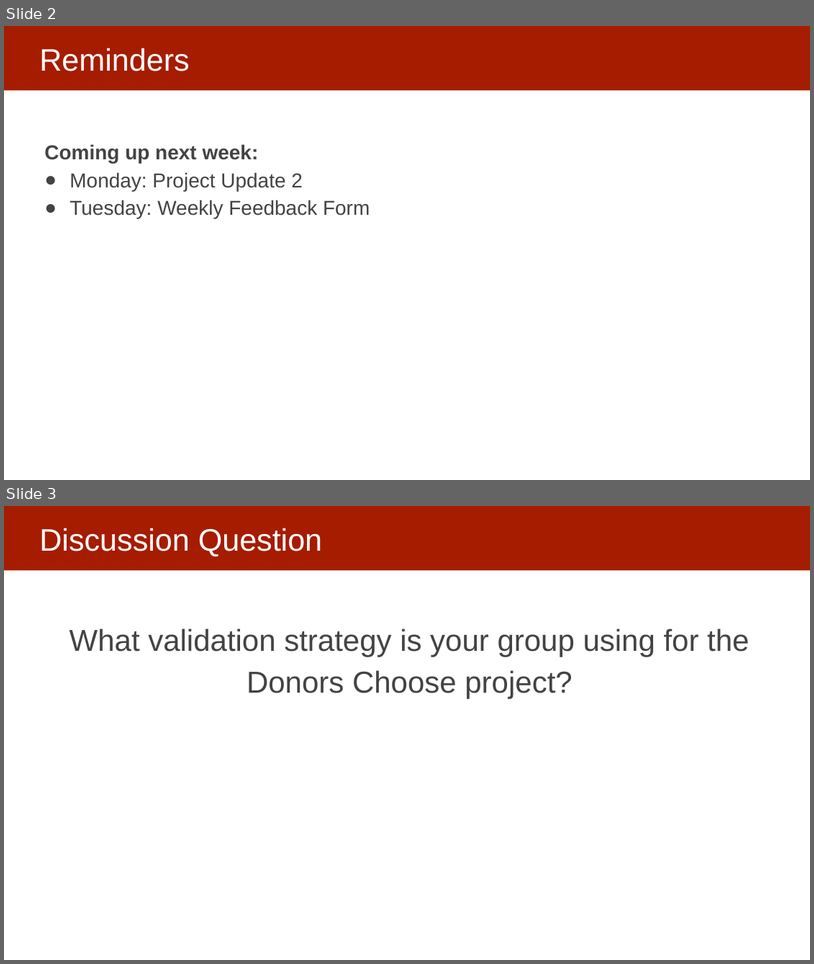
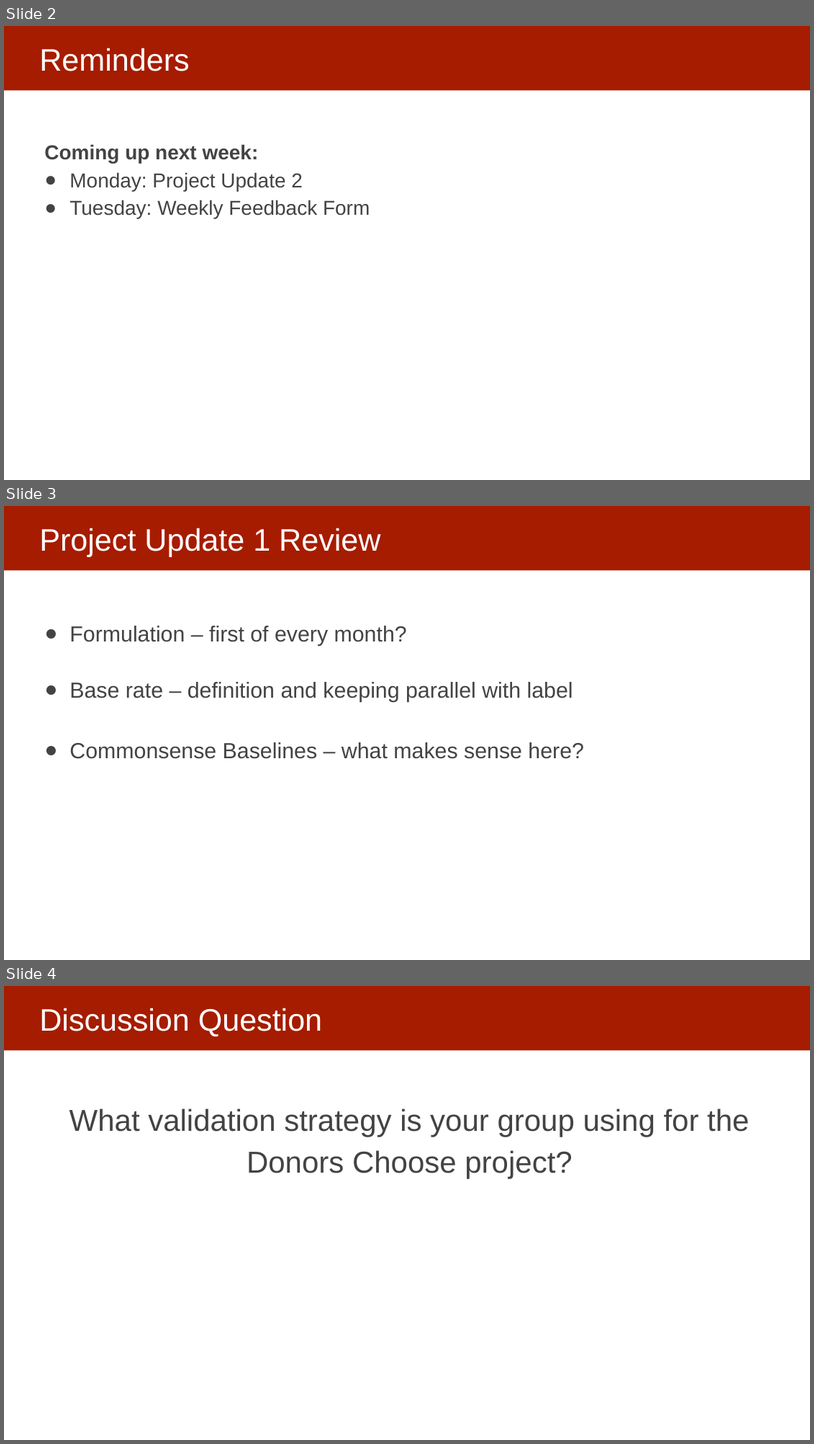
Before and after one commit to dssg/MLinPractice, a slide deck: Lectures/Lecture6-EvaluationMetrics.pptx. Shown one above the other, each under a label of ours: slides 2 and 3 before the commit, slides 2, 3 and 4 after it. The pictures are 814x964 and 814x1444 pixels, drawn with LibreOffice and Linux fonts; fonts in the diff are those of the drawing. Boxes give left, top, right and bottom in pixels: in the first picture for what was removed or moved away, otherwise in the second. Text is boxed around its words. In the diff, an @@ line names an element or a change of style, - is before the commit and + after.

Commit message:
update 1 review

```diff
--- a/Lectures/Lecture6-EvaluationMetrics.pptx
+++ b/Lectures/Lecture6-EvaluationMetrics.pptx
@@ slide 3 added at <box>4,506,810,960</box>, background #FFFFFF; not listed: 1 template element that a slide beside it also shows @@
@@ title added at <box>39,528,381,556</box>, 37 pt, text #FFFFFF @@
+Project Update 1 Review
@@ text added at <box>70,626,584,759</box>, 26 pt, text #434343 @@
+● Formulation – first of every month?
+● Base rate – definition and keeping parallel with label
+● Commonsense Baselines – what makes sense here?
@@ what was slide 3 is now slide 4 @@
```
